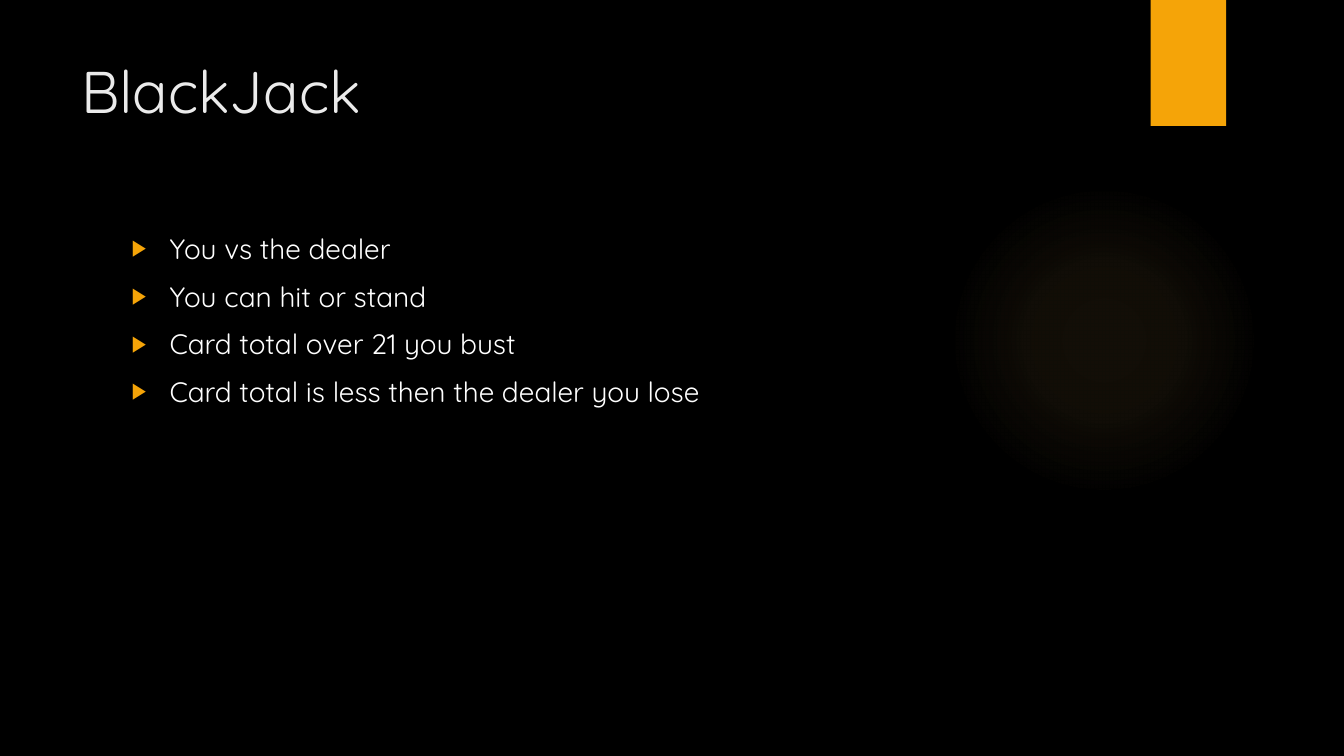
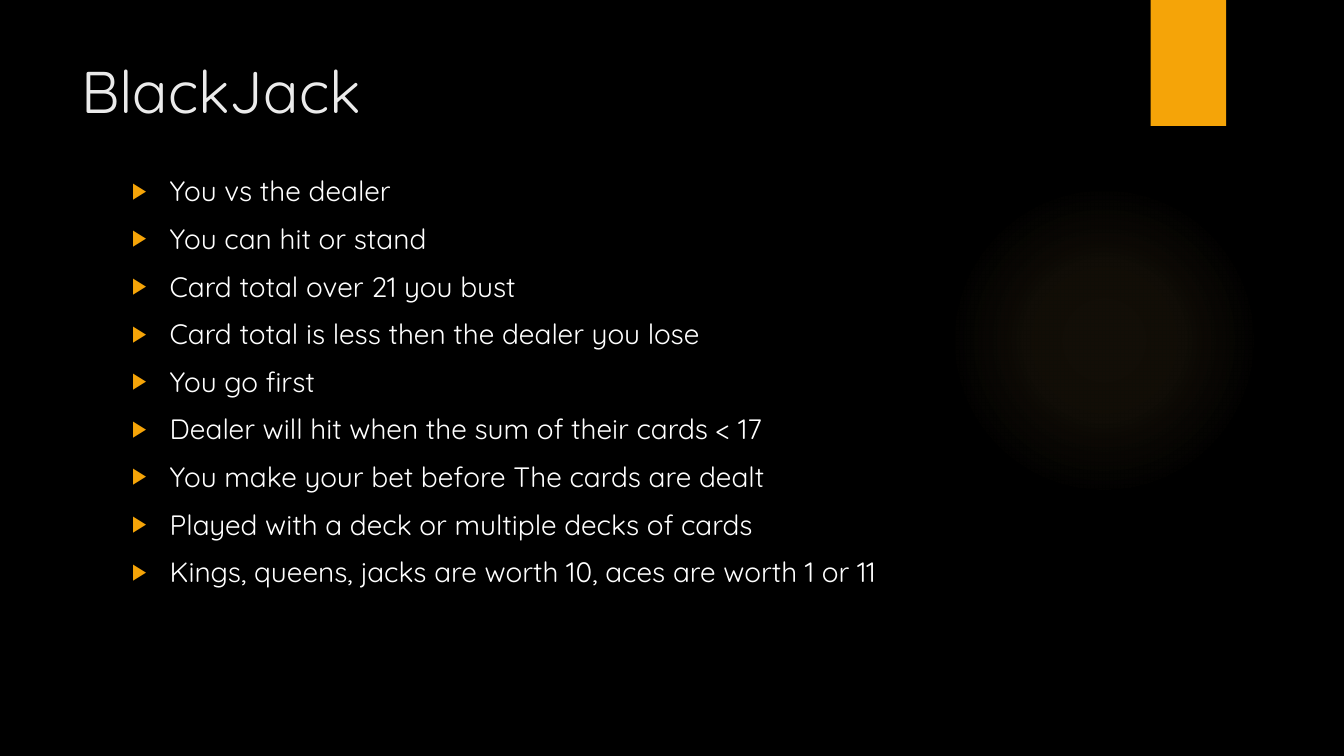
Before and after one commit to westpoint-neural-networks/final-project-connor-smith2, a slide deck: slide 2 of Counting Cards.pptx. Drawn at 1344x756 pixels with LibreOffice and Linux fonts; fonts in the diff are those of the drawing; background and template pictures are left out. Boxes give left, top, right and bottom in pixels: in the first picture for what was removed or moved away, otherwise in the second. Text is boxed around its words. In the diff, an @@ line names an element or a change of style, - is before the commit and + after.

```diff
--- a/Counting Cards.pptx
+++ b/Counting Cards.pptx
@@ text "You vs the dealer": place and size @@
-text "You vs the dealer" at [170, 238, 700, 408]
+text "You vs the dealer" at [170, 180, 876, 588]
@@ text at [170, 371, 876, 588]: paragraphs added @@
+▶ You go first
+▶ Dealer will hit when the sum of their cards < 17
+▶ You make your bet before The cards are dealt
+▶ Played with a deck or multiple decks of cards
+▶ Kings, queens, jacks are worth 10, aces are worth 1 or 11
```
Also in this commit, not shown: 5 other slides changed, 9 slides added, 4 other files.
